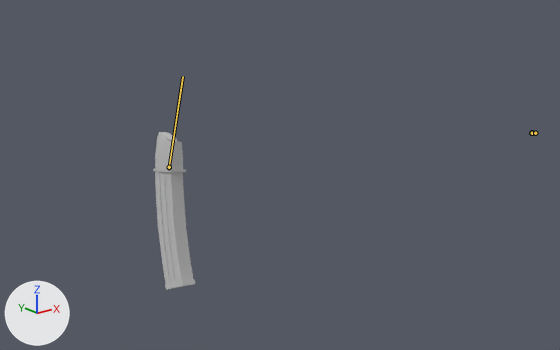
Before and after pictures for a commit that changed the FBX model models/weapons/hksmgii/hksmgii_v.fbx.
Before and after are seen from a 50 mm camera at (-186.7, -120.5, 54.7) aimed at (-73.1, 21.5, -2.1). Every picture has the same lights, and +X, +Y and +Z are marked at lower left. Both versions are drawn at frame 39 of the action 'Take 001'; the numbers are the values there. The bones that change are drawn over the model as lines.
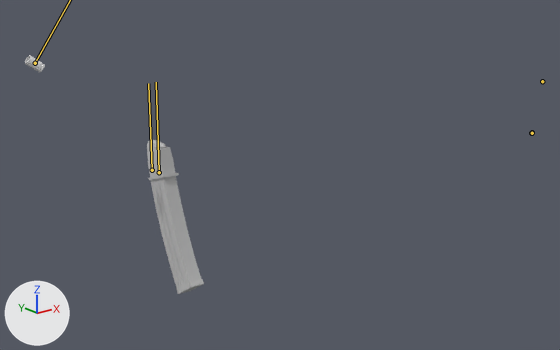
Pixel boxes (x1, y1, x2, y2) of what changed, in the pictures (560 x 350 px):
'polySurface3', posed (35% wider): before (153, 132, 195, 290); after (147, 140, 204, 294)
'shell', posed (not visible before): after (25, 55, 45, 72)
'polySurface4', posed (12% narrower, 18% shorter): before (162, 132, 177, 142); after (152, 140, 165, 148)
bone 'transform1', root to tip: before (535, 133) to (535, 133); after (542, 81) to (542, 81)
bone 'trigger', root to tip: before (169, 167) to (182, 77); after (159, 172) to (156, 82)
bone 'bolt', root to tip: before (169, 167) to (182, 79); after (152, 170) to (148, 83)

What the commit changed:
Bone 'arm_upper_R' (bone_arm_upper_r) turns from (32, -28, 25) to (30, -30, 30) degrees about its own x, y and z.
Bone 'arm_lower_R' (bone_arm_lower_r) turns from (0, 0, -100) to (0, 0, -105) degrees about its own x, y and z.
Bone 'hand_R' (bone_hand_r) turns from (-11, 25, 1) to (-13, 24, -4) degrees about its own x, y and z.
Bone 'transform1' (bone_transform1) moves from (0.0, 0.0, 0.0) to (1.5, 1.23, 15.48).
Bone 'transform1' (bone_transform1) turns from (0, 0, 0) to (-7, -3, 1) degrees about its own x, y and z.
Bone 'trigger' (bone_trigger) moves from (0.0, 0.0, 0.0) to (0.0, 0.0, -1.46).
Bone 'bolt' (bone_bolt) moves from (0.0, 0.0, 0.0) to (0.0, 0.0, -5.0).
Bone 'shell' (bone_shell) moves from (0.0, 0.0, 0.0) to (-28.46, 26.76, 0.74).
Bone 'shell' (bone_shell) turns from (0, 0, 0) to (46, -90, -79) degrees about its own x, y and z.
